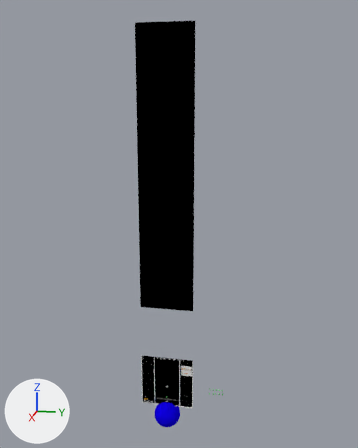
The Blender file Example Space Game/TemplateLvl.blend: old version first, new version second.
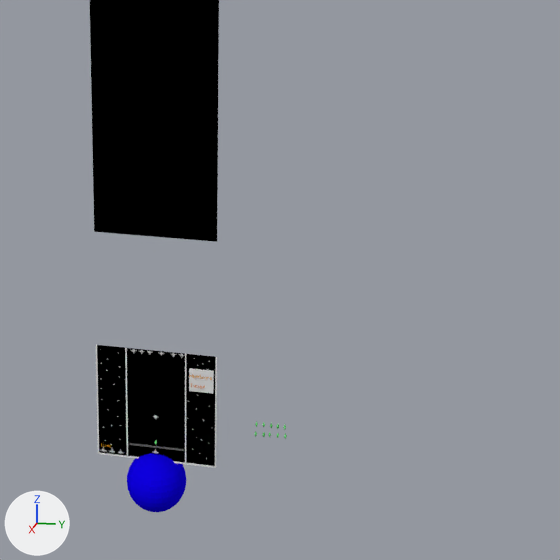
Each version is shown whole from a 50 mm camera at (1672.0, 381.0, 1145.0) aimed at (-15.0, 44.0, 723.0), then close up on the part from 28% to 95% of the width and 46% to 100% of the height. Lighting does not change. The marker at lower left points along +X, +Y and +Z.
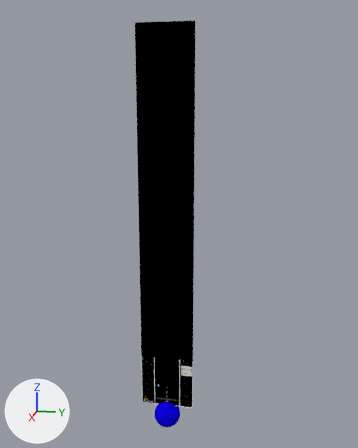
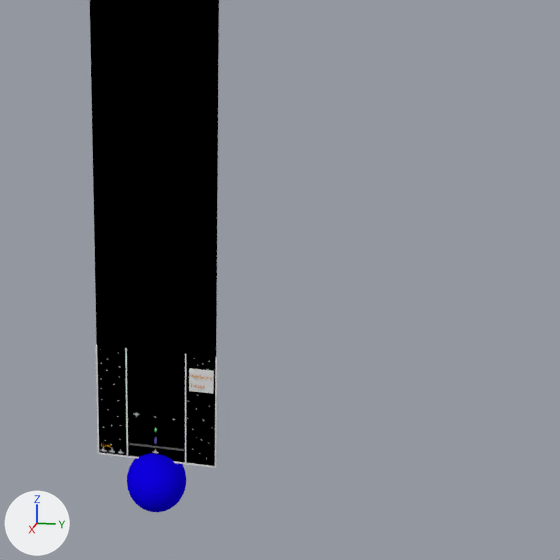
The change, as a diff of the scene's bpy script:
```diff
--- a/Example Space Game/TemplateLvl.blend.py
+++ b/Example Space Game/TemplateLvl.blend.py
@@ mat_material_001 @@
+mat_material_001 = diffuse_material('Material.001')
+mat_material_001.base_color = (0.0, 0.0, 0.0)  # black #000000
@@ me_plane_002 @@
+me_plane_002.from_pydata([(-1.0, -1.0, 0.0), (1.0, -1.0, 0.0), (-1.0, 1.0, 0.0), (1.0, 1.0, 0.0)], [], [(0, 1, 3, 2)])
+me_plane_002.materials.append(mat_material_001)  # black #000000
@@ ob_spaceship5 @@
 ob_spaceship5 = bpy.data.objects.new('Spaceship5', me_spaceship5)
-ob_spaceship5.location = (5.0, 1.0, 83.0)
+ob_spaceship5.location = (5.0, -32.0, 84.0)
 ob_spaceship5.rotation_euler = (-3.142, 0.0, 1.571)  # degrees (-180, 0, 90)
@@ ob_plane_001 @@
+ob_plane_001 = bpy.data.objects.new('Plane.001', me_plane_002)
+ob_plane_001.location = (0.0, 0.0, 300.0)
+ob_plane_001.rotation_euler = (0.0, 1.571, 0.0)  # degrees (0, 90, 0)
+ob_plane_001.scale = (100.0, 100.0, 1.0)
```

Pixel boxes (x1, y1, x2, y2) of what changed, in the close-ups (560 x 560 px):
'Plane.001', added (black)
    after: (94, 232, 217, 357)
